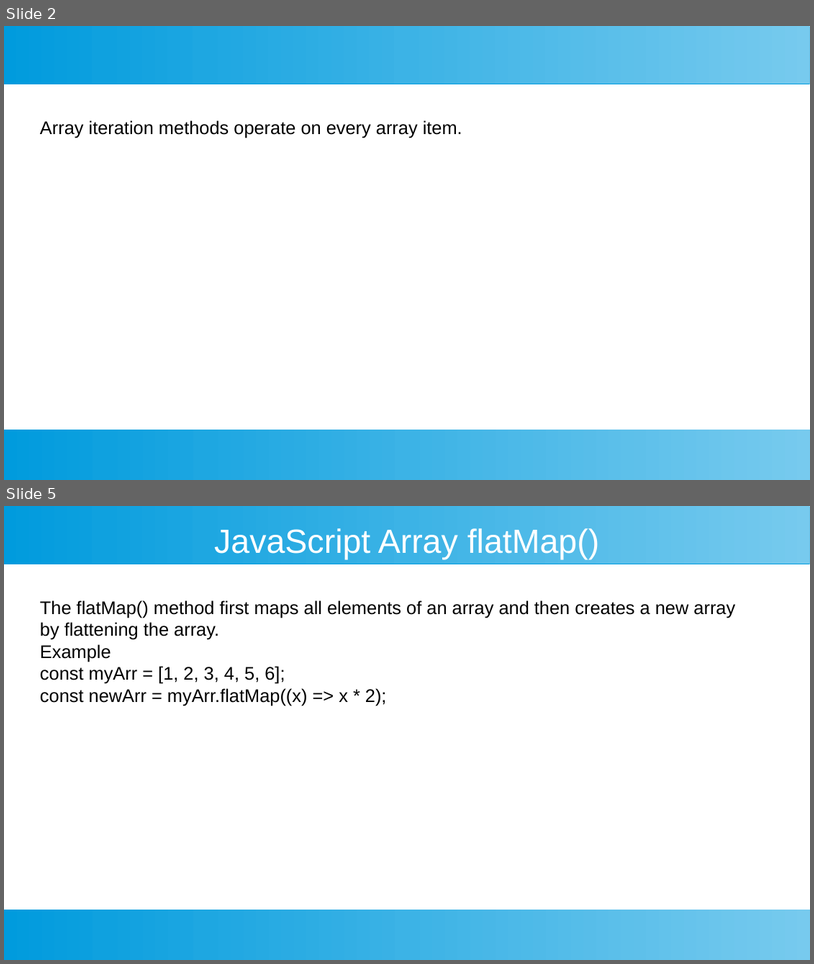
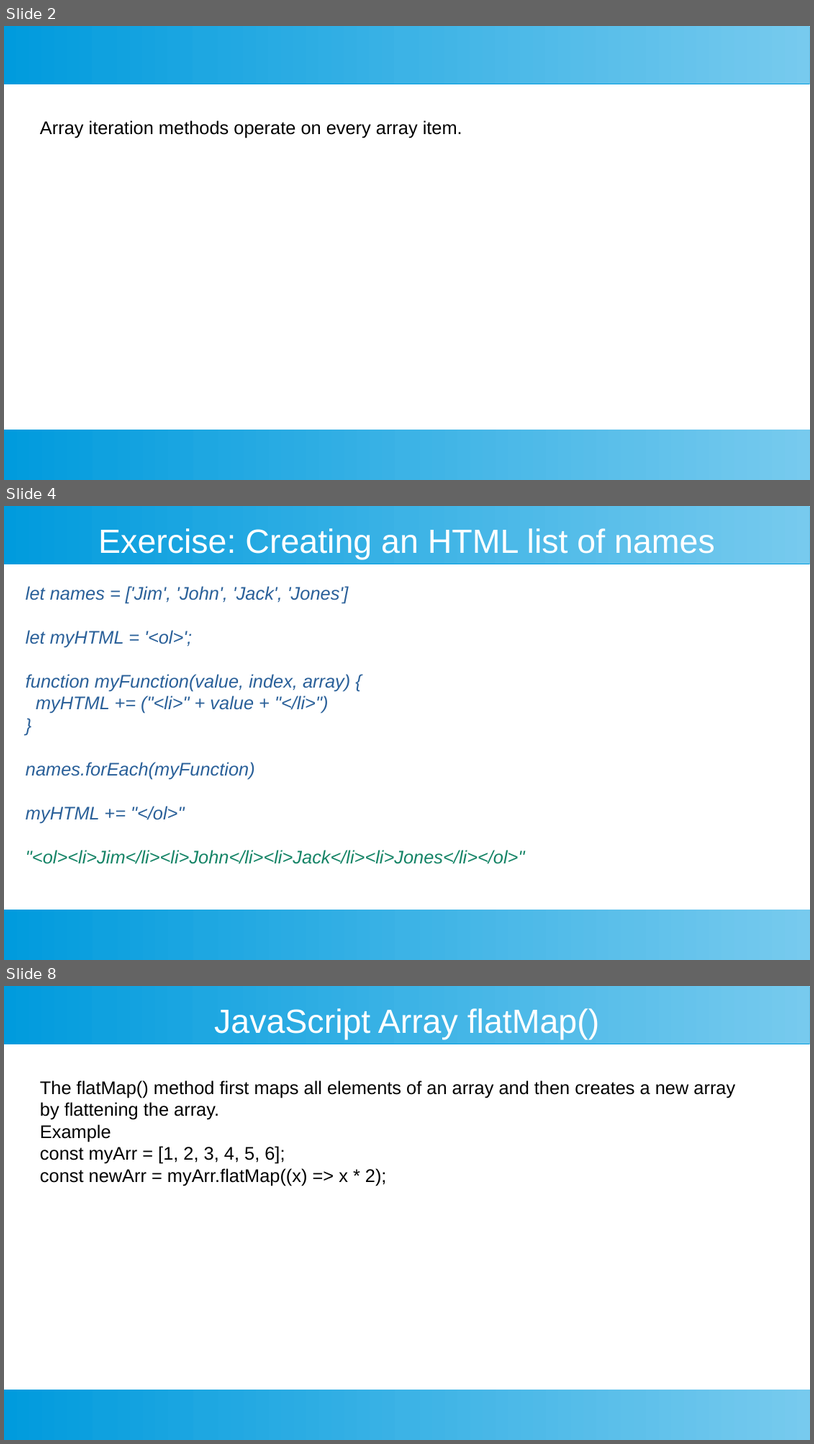
Before and after one commit to ashishjain1547/public_lessons_in_javascript, a slide deck: 7_Arrays in Detail/4 - array iteration.odp. Shown one above the other, each under a label of ours: slides 2 and 5 before the commit, slides 2, 4 and 8 after it; the slides between them are not shown. The pictures are 814x964 and 814x1444 pixels, drawn with LibreOffice and Linux fonts; fonts in the diff are those of the drawing. Boxes give left, top, right and bottom in pixels: in the first picture for what was removed or moved away, otherwise in the second. Text is boxed around its words. In the diff, an @@ line names an element or a change of style, - is before the commit and + after.

```diff
--- a/7_Arrays in Detail/4 - array iteration.odp
+++ b/7_Arrays in Detail/4 - array iteration.odp
@@ slide 4 added at (4, 506, 810, 960), background #FFFFFF; not listed: 2 template elements that a slide beside it also shows @@
@@ title added at (98, 528, 715, 559), 33 pt, text #FFFFFF @@
+Exercise: Creating an HTML list of names
@@ text added at (26, 586, 525, 864), 18 pt, text #2A6099, italic @@
+let names = ['Jim', 'John', 'Jack', 'Jones']
+let myHTML = '<ol>';
+function myFunction(value, index, array) {
+myHTML += ("<li>" + value + "</li>")
+}
+names.forEach(myFunction)
+myHTML += "</ol>"
+"<ol><li>Jim</li><li>John</li><li>Jack</li><li>Jones</li></ol>"
@@ what was slide 5 is now slide 8 @@
```
Also in this commit, not shown: 10 slides changed, 9 other slides added, 6 other files.
